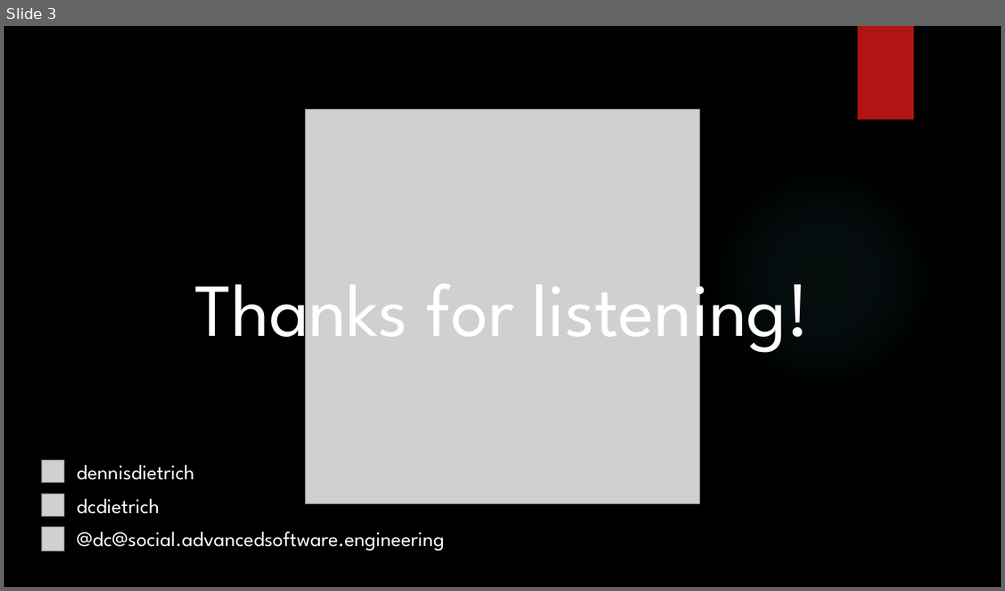
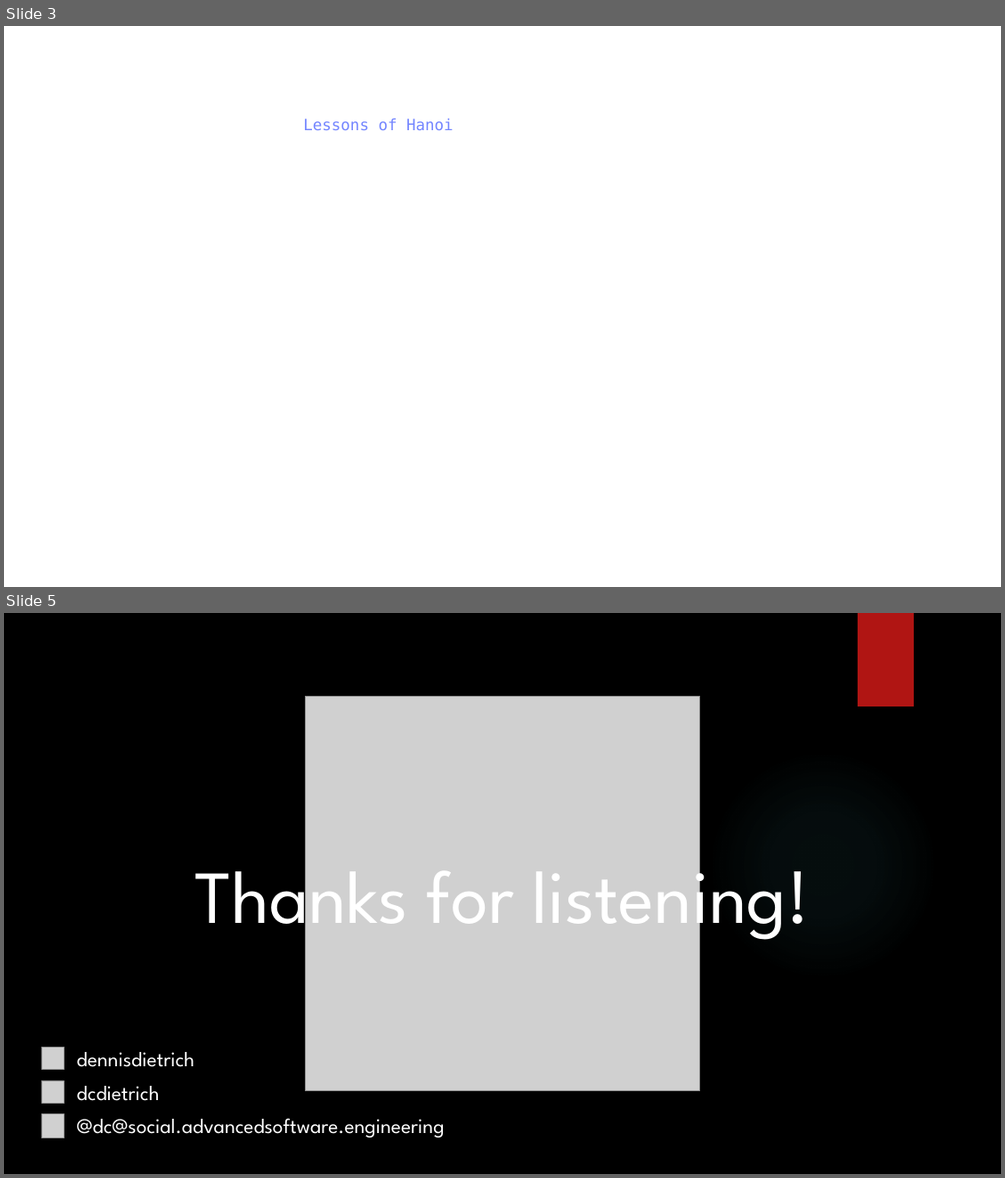
Before and after one commit to dennisdietrich/KeepingUp, a slide deck: doc/Keeping up with Rachel Appel and the Commodore.pptx. Shown one above the other, each under a label of ours: slide 3 before the commit, slides 3 and 5 after it; the slides between them are not shown. The pictures are 1005x591 and 1005x1178 pixels, drawn with LibreOffice and Linux fonts; fonts in the diff are those of the drawing; grey boxes stand for pictures; background and template pictures are left out. Boxes give left, top, right and bottom in pixels: in the first picture for what was removed or moved away, otherwise in the second. Text is boxed around its words. In the diff, an @@ line names an element or a change of style, - is before the commit and + after.

```diff
--- a/doc/Keeping up with Rachel Appel and the Commodore.pptx
+++ b/doc/Keeping up with Rachel Appel and the Commodore.pptx
@@ slide 3 added at (4, 26, 1001, 587), background picture (left out) @@
@@ text added at (303, 118, 453, 130), 15 pt, text #7385FF @@
+Lessons of Hanoi
@@ what was slide 3 is now slide 5 @@
```
Also in this commit, not shown: 1 slide changed, 1 other slide added.
